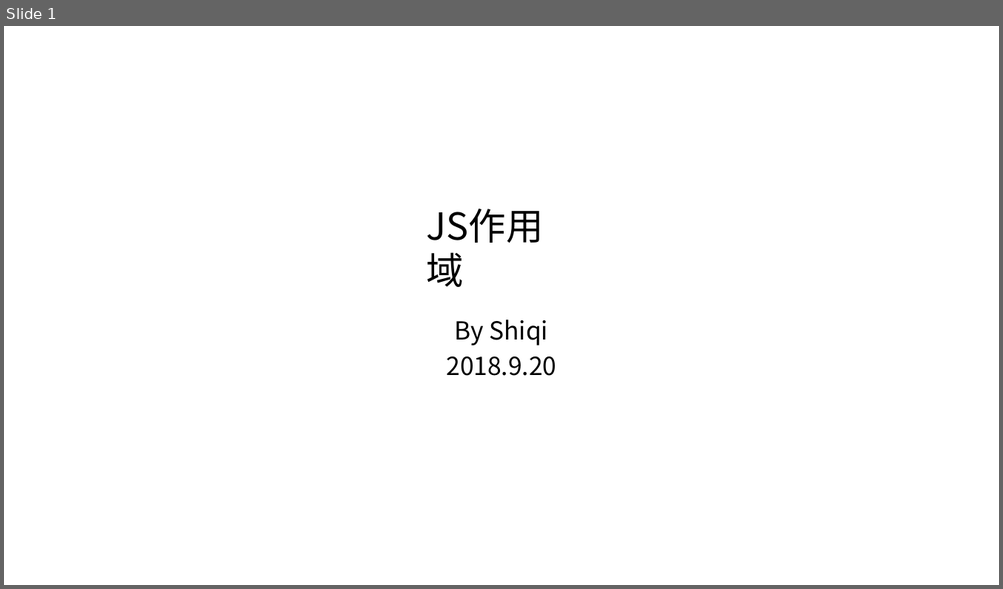
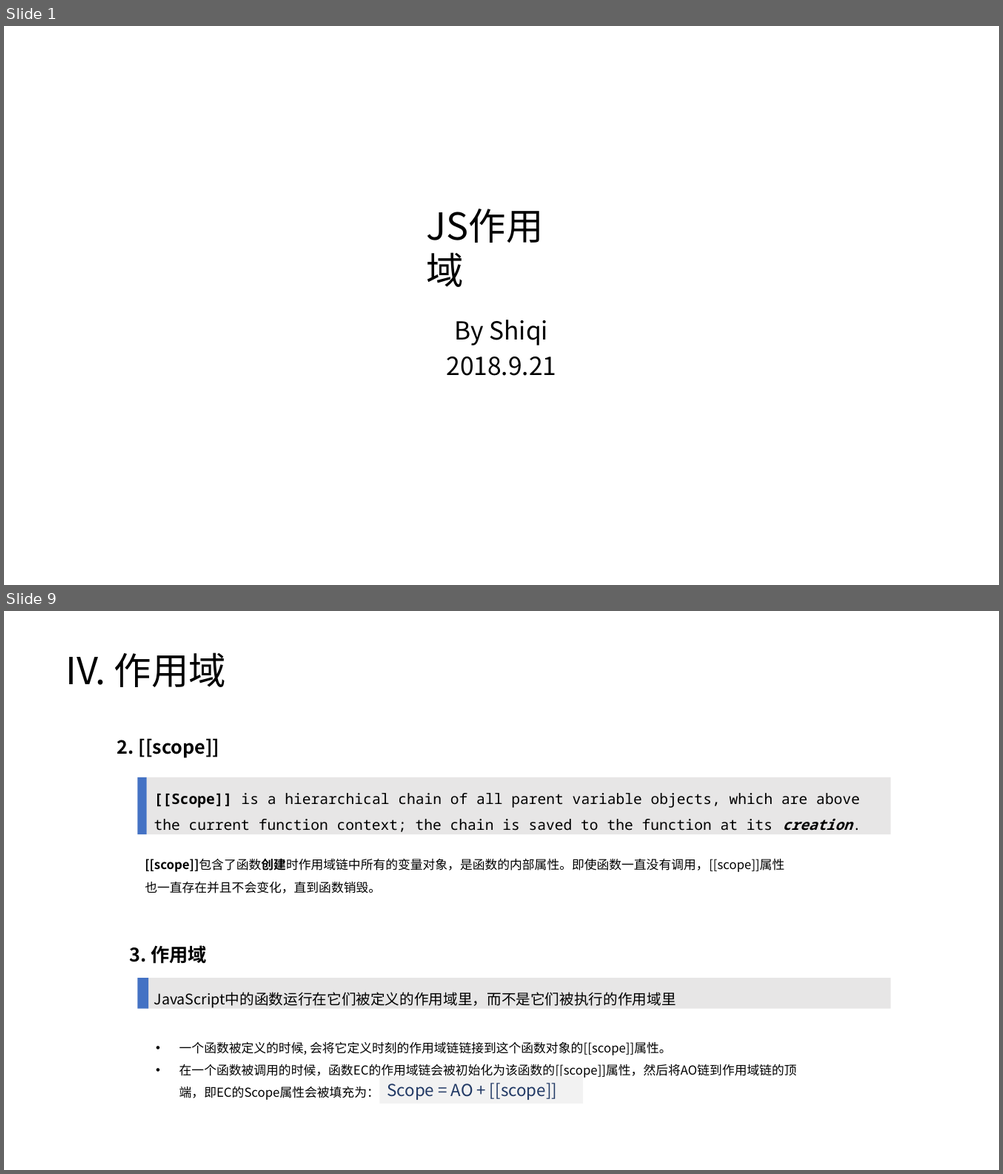
Before and after one commit to timeless15/timeless15.github.io, a slide deck: scope.pptx. Shown one above the other, each under a label of ours: slide 1 before the commit, slides 1 and 9 after it; the slides between them are not shown. The pictures are 1003x589 and 1003x1174 pixels, drawn with LibreOffice and Linux fonts; fonts in the diff are those of the drawing. Boxes give left, top, right and bottom in pixels: in the first picture for what was removed or moved away, otherwise in the second. Text is boxed around its words. In the diff, an @@ line names an element or a change of style, - is before the commit and + after.

```diff
--- a/scope.pptx
+++ b/scope.pptx
@@ slide 9 added at [4, 611, 999, 1170], background #FFFFFF @@
@@ text added at [65, 652, 226, 687], 36 pt, text #000000 @@
+IV. 作用域
@@ text added at [117, 738, 220, 758], 18 pt, text #000000, bold @@
+2. [[scope]]
@@ rectangle added at [137, 777, 147, 834], fill #4472C4 @@
@@ rectangle added at [147, 777, 891, 834], fill #E7E6E6, 14 pt, text #000000 @@
+[[Scope]] is a hierarchical chain of all parent variable objects, which are above the current function context; the chain is saved to the function at its creation.
@@ text added at [145, 858, 784, 894], 12 pt, text #000000 @@
+[[scope]]包含了函数创建时作用域链中所有的变量对象，是函数的内部属性。即使函数一直没有调用，[[scope]]属性也一直存在并且不会变化，直到函数销毁。
@@ text added at [130, 945, 207, 964], 18 pt, text #000000, bold @@
+3. 作用域
@@ rectangle added at [137, 978, 149, 1008], fill #4472C4 @@
@@ rectangle added at [147, 978, 891, 1008], fill #E7E6E6, 14 pt, text #000000 @@
+JavaScript中的函数运行在它们被定义的作用域里，而不是它们被执行的作用域里
@@ text added at [179, 1042, 797, 1100], 12 pt, text #000000 @@
+• 一个函数被定义的时候, 会将它定义时刻的作用域链链接到这个函数对象的[[scope]]属性。
+• 在一个函数被调用的时候，函数EC的作用域链会被初始化为该函数的[[scope]]属性，然后将AO链到作用域链的顶端，即EC的Scope属性会被填充为：
@@ rectangle added at [379, 1076, 582, 1104], fill #F2F2F2, 16 pt, text #203864 @@
+Scope = AO + [[scope]]
@@ slide 1 changed as well @@
@@ text at [446, 357, 556, 376]: text changed @@
-2018.9.20
+2018.9.21
```
Also in this commit, not shown: 4 other slides changed, 9 other slides added, 1 slide removed, 8 other files.
